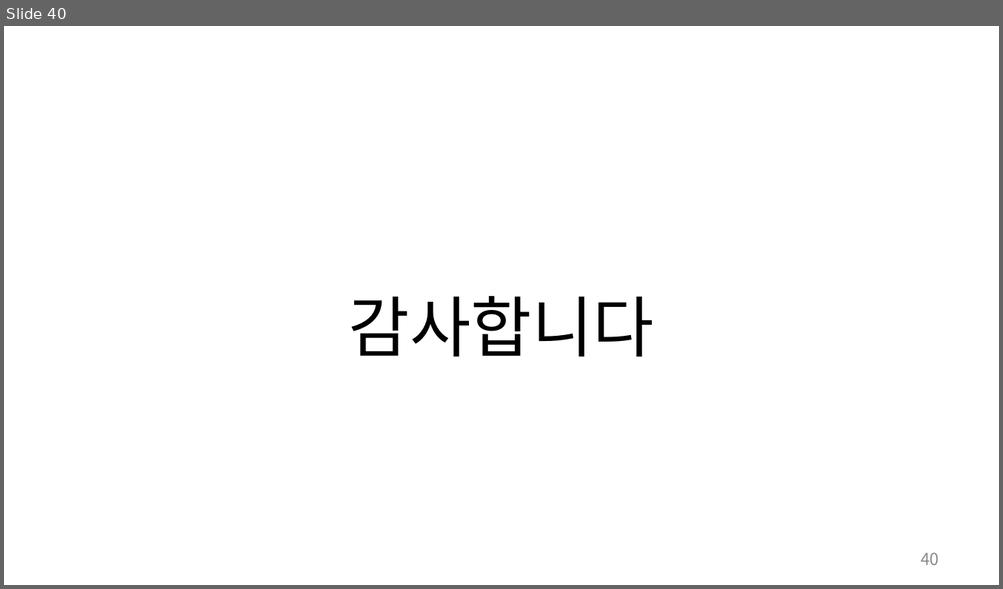
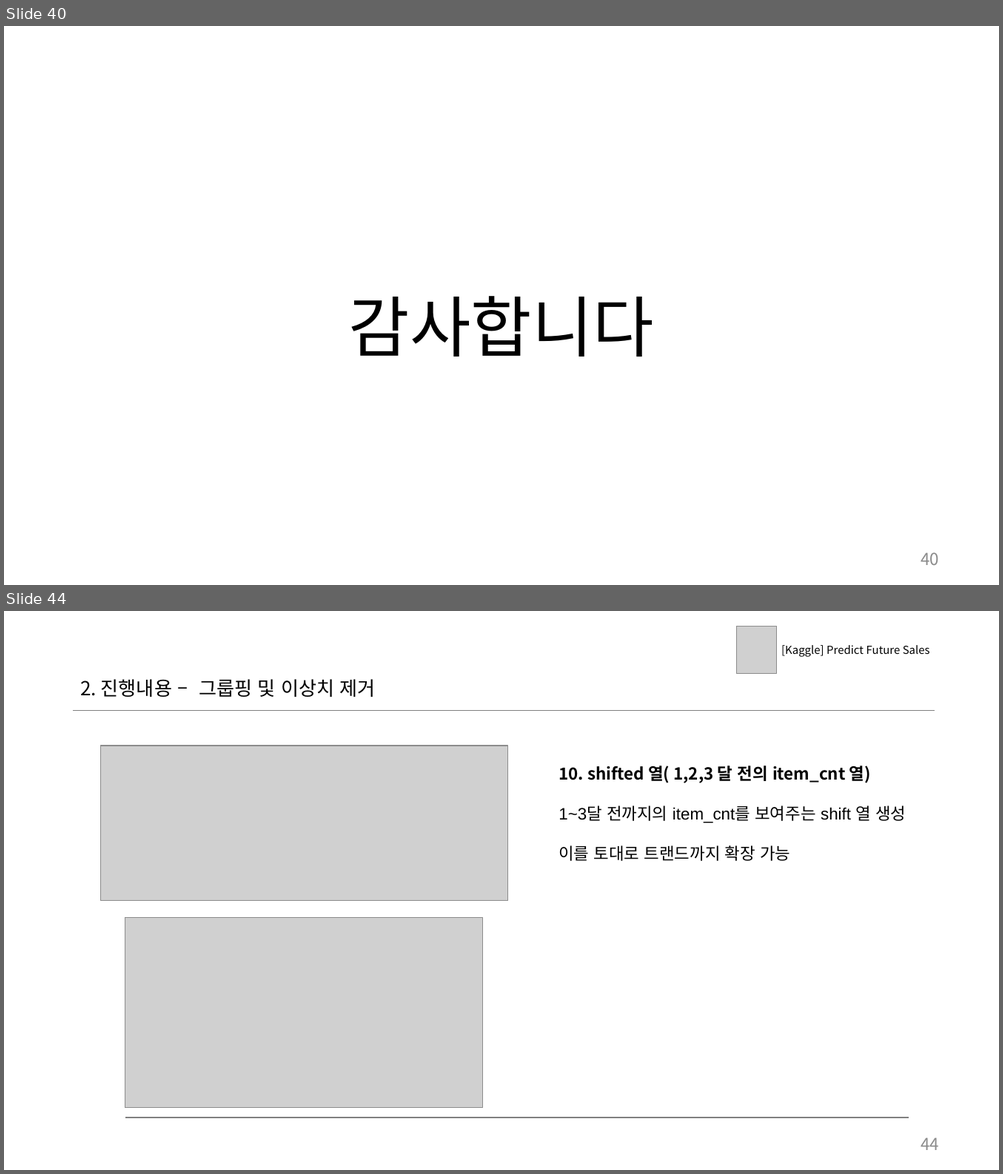
Before and after one commit to LazyerIJ/Kaggle_Study, a slide deck: Competitions/Predict_Future_Sales/doc/jm_03_EDA_ts.pptx. Shown one above the other, each under a label of ours: slide 40 before the commit, slides 40 and 44 after it; the slides between them are not shown. The pictures are 1003x589 and 1003x1174 pixels, drawn with LibreOffice and Linux fonts; fonts in the diff are those of the drawing; grey boxes stand for pictures. Boxes give left, top, right and bottom in pixels: in the first picture for what was removed or moved away, otherwise in the second. Text is boxed around its words. In the diff, an @@ line names an element or a change of style, - is before the commit and + after.

```diff
--- a/Competitions/Predict_Future_Sales/doc/jm_03_EDA_ts.pptx
+++ b/Competitions/Predict_Future_Sales/doc/jm_03_EDA_ts.pptx
@@ slide 44 added at [4,611,999,1170], background #FFFFFF @@
@@ picture added at [736,626,776,674] @@
@@ text added at [781,645,930,657], 8 pt, text #000000 @@
+[Kaggle] Predict Future Sales
@@ text added at [80,679,375,697], 14 pt, text #000000 @@
+2. 진행내용 – 그룹핑 및 이상치 제거
@@ line added from (73, 710) to (934, 710), #808080 1 pt @@
@@ picture added at [100,745,507,900] @@
@@ text added at [558,766,905,861], 12 pt, text #000000 @@
+10. shifted 열( 1,2,3 달 전의 item_cnt 열)
+1~3달 전까지의 item_cnt를 보여주는 shift 열 생성
+이를 토대로 트랜드까지 확장 가능
@@ picture added at [125,918,482,1108] @@
@@ line added from (125, 1118) to (908, 1118), #808080 1 pt @@
@@ page number added at [920,1138,939,1150], 12 pt, text #8C8C8C @@
+44
```
Also in this commit, not shown: 11 other slides added, 4 other files.
